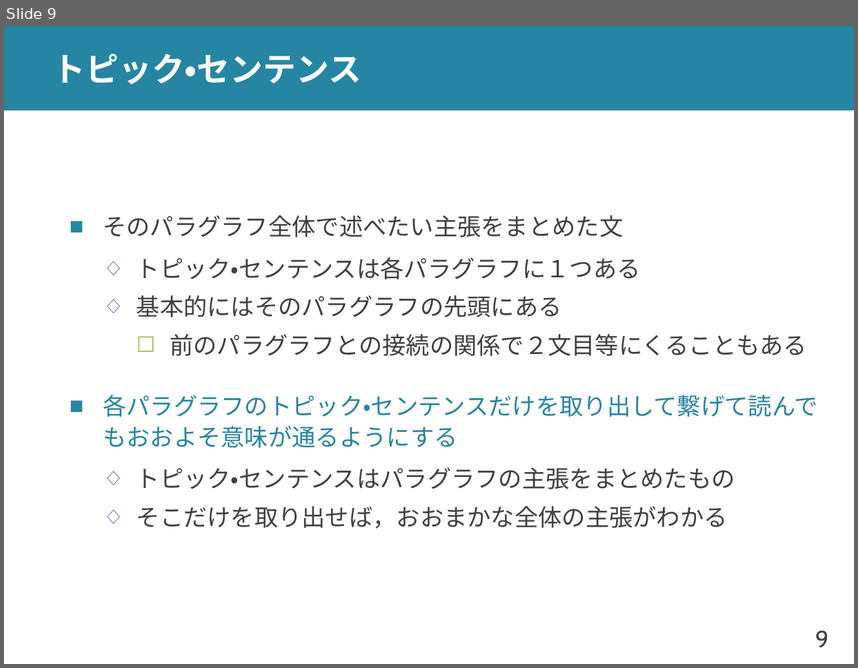
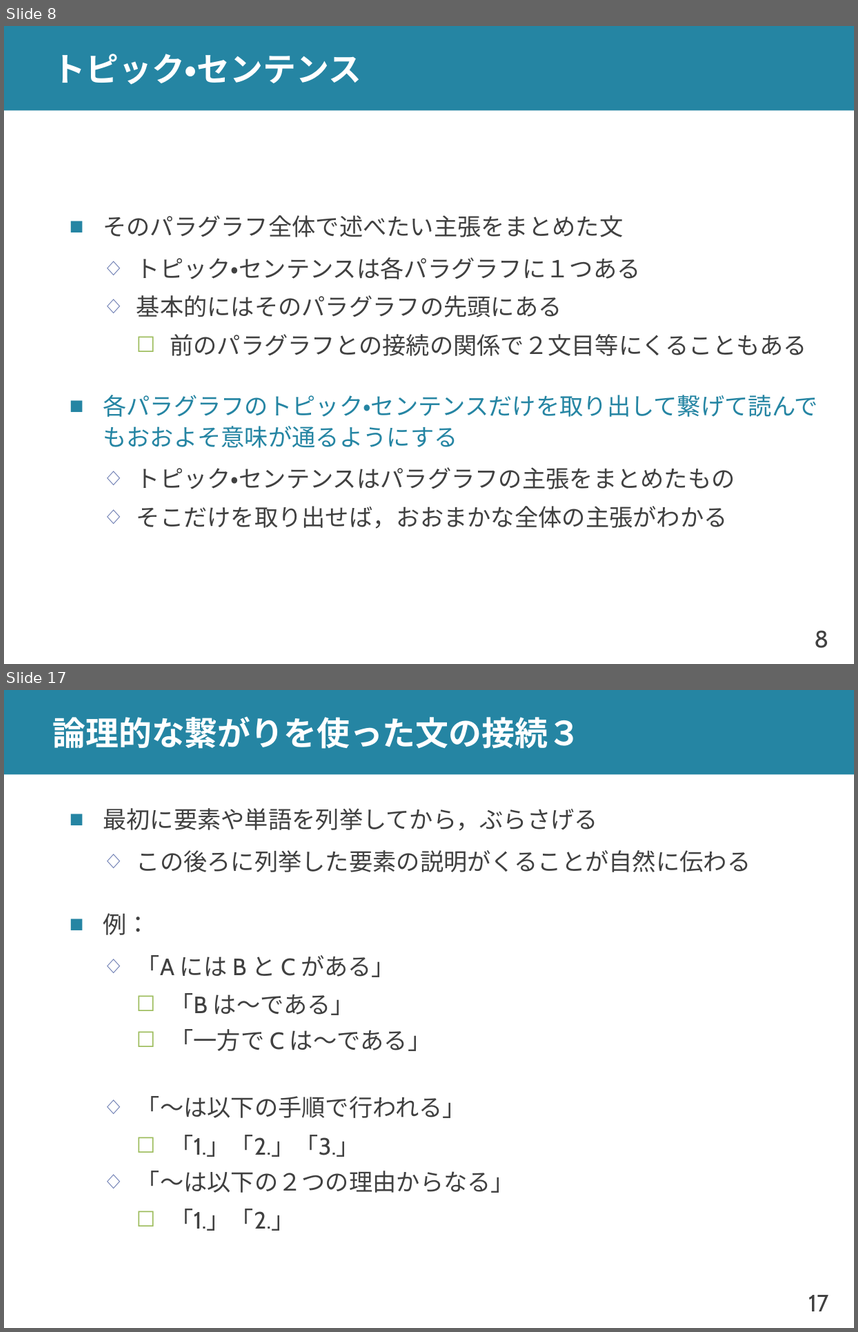
Before and after one commit to shioya-lab/how-to, a slide deck: writing.pptx. Shown one above the other, each under a label of ours: slide 9 before the commit, slides 8 and 17 after it; the slides between them are not shown. The pictures are 858x668 and 858x1332 pixels, drawn with LibreOffice and Linux fonts; fonts in the diff are those of the drawing. Boxes give left, top, right and bottom in pixels: in the first picture for what was removed or moved away, otherwise in the second. Text is boxed around its words. In the diff, an @@ line names an element or a change of style, - is before the commit and + after.

```diff
--- a/writing.pptx
+++ b/writing.pptx
@@ slide 17 added at [4, 690, 854, 1328], background #FFFFFF; not listed: 2 template elements that a slide beside it also shows @@
@@ title added at [53, 716, 582, 749], 28 pt, text #FFFFFF, bold @@
+論理的な繋がりを使った文の接続３
@@ text added at [103, 808, 751, 1230], 20 pt, text #404040 @@
+■ 最初に要素や単語を列挙してから，ぶらさげる
+  ◇ この後ろに列挙した要素の説明がくることが自然に伝わる
+■ 例：
+  ◇ 「A には B と C がある」
+    ☐ 「B は～である」
+    ☐ 「一方で C は～である」
+  ◇ 「～は以下の手順で行われる」
+    ☐ 「1.」「2.」「3.」
+  ◇ 「～は以下の２つの理由からなる」
+    ☐ 「1.」「2.」
@@ what was slide 9 is now slide 8 @@
@@ page number at [814, 630, 829, 648]: text changed @@
-9
+8
```
Also in this commit, not shown: 8 slides changed, 5 other slides added, 1 slide removed.
